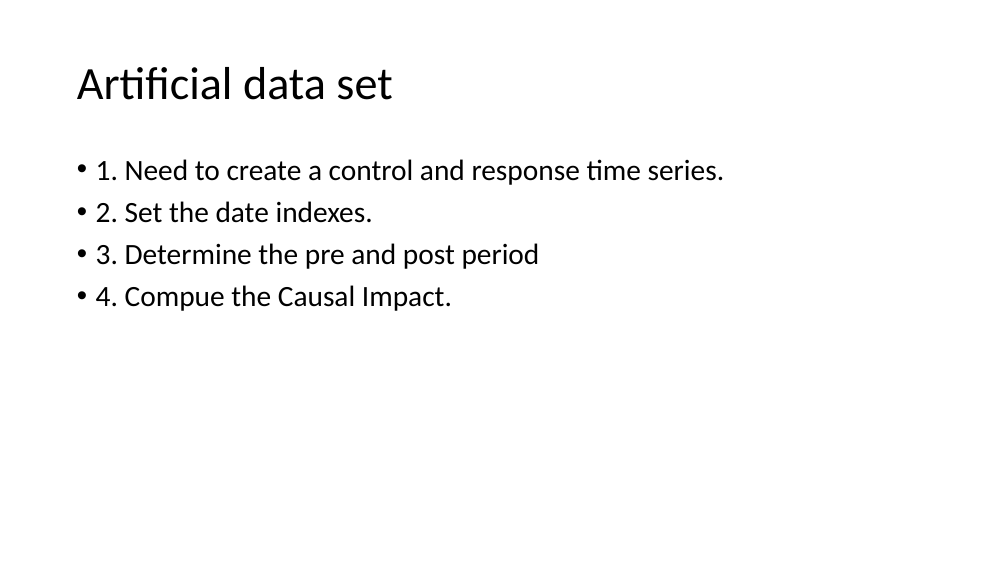
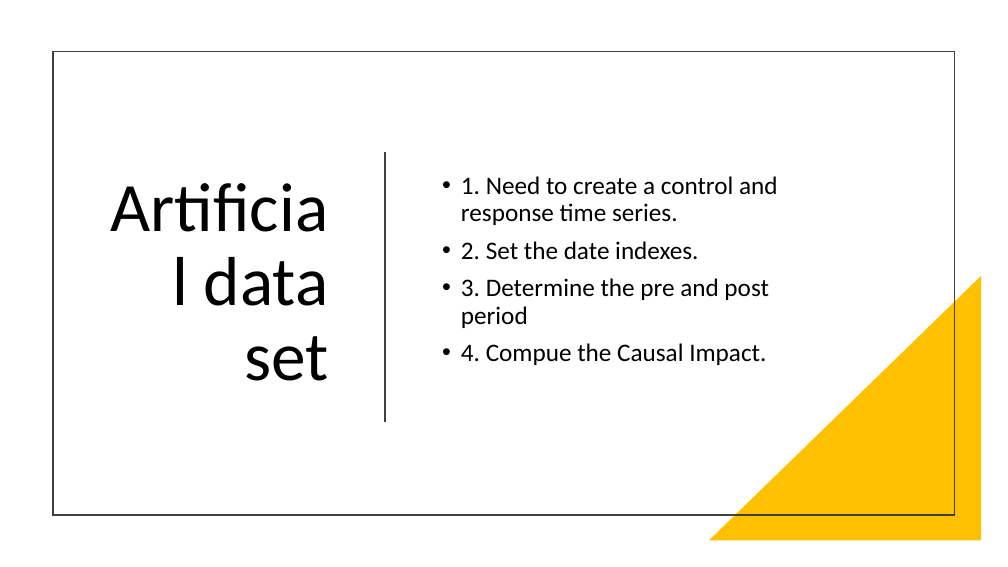
Before and after one commit to josipcurkovic/capstone23, a slide deck: slide 6 of code/Causal Impact.pptx. Drawn at 1008x567 pixels with LibreOffice and Linux fonts; fonts in the diff are those of the drawing. Boxes give left, top, right and bottom in pixels: in the first picture for what was removed or moved away, otherwise in the second. Text is boxed around its words. In the diff, an @@ line names an element or a change of style, - is before the commit and + after.

```diff
--- a/code/Causal Impact.pptx
+++ b/code/Causal Impact.pptx
@@ rectangle added at [53,51,955,515], outline #404040 1.5 pt @@
@@ title "Artificial data set": place and size @@
-title "Artificial data set" at [77,67,392,100]
+title "Artificial data set" at [204,257,329,381]
@@ title "Artificial data set" at [204,257,329,381]: size 44 to 66 pt; alignment left to right @@
@@ text "1. Need to create a ...": place and size @@
-text "1. Need to create a ..." at [96,159,725,311]
+text "1. Need to create a ..." at [461,176,778,365]
@@ text "1. Need to create a ..." at [461,176,778,365]: size 28 to 24 pt; vertical alignment top to middle @@
@@ line added from (385, 154) to (385, 421), #404040 1.5 pt @@
@@ right triangle added at [709,276,982,541], fill #FFC000 @@
```
Also in this commit, not shown: 5 other slides changed.
